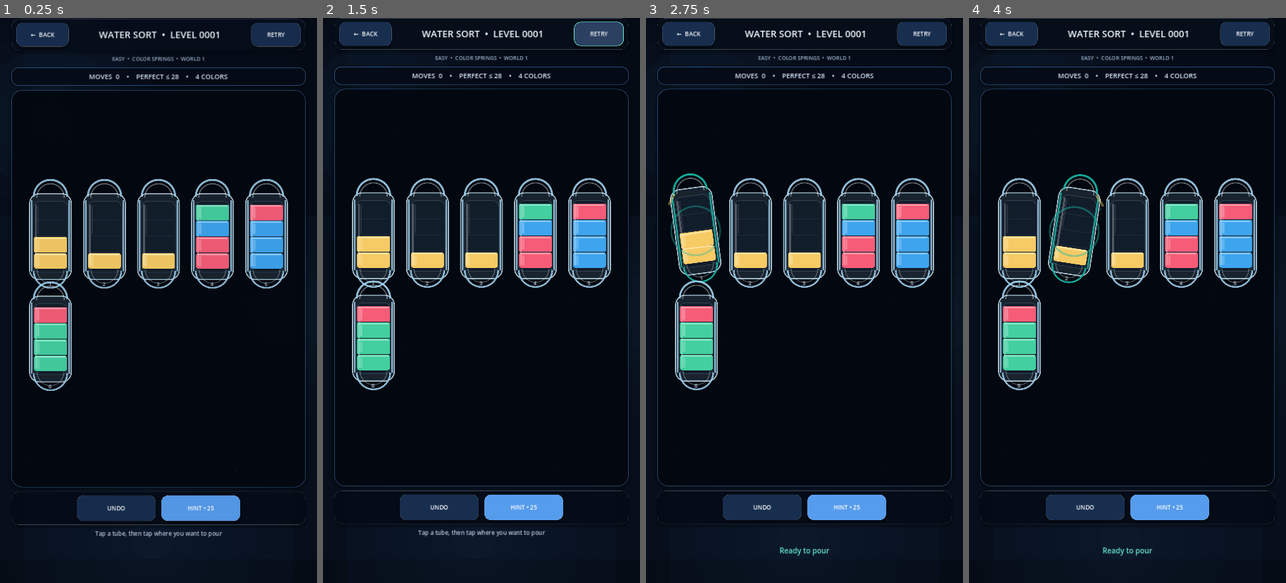
Above: before the commit, frames 1-4 (left to right).
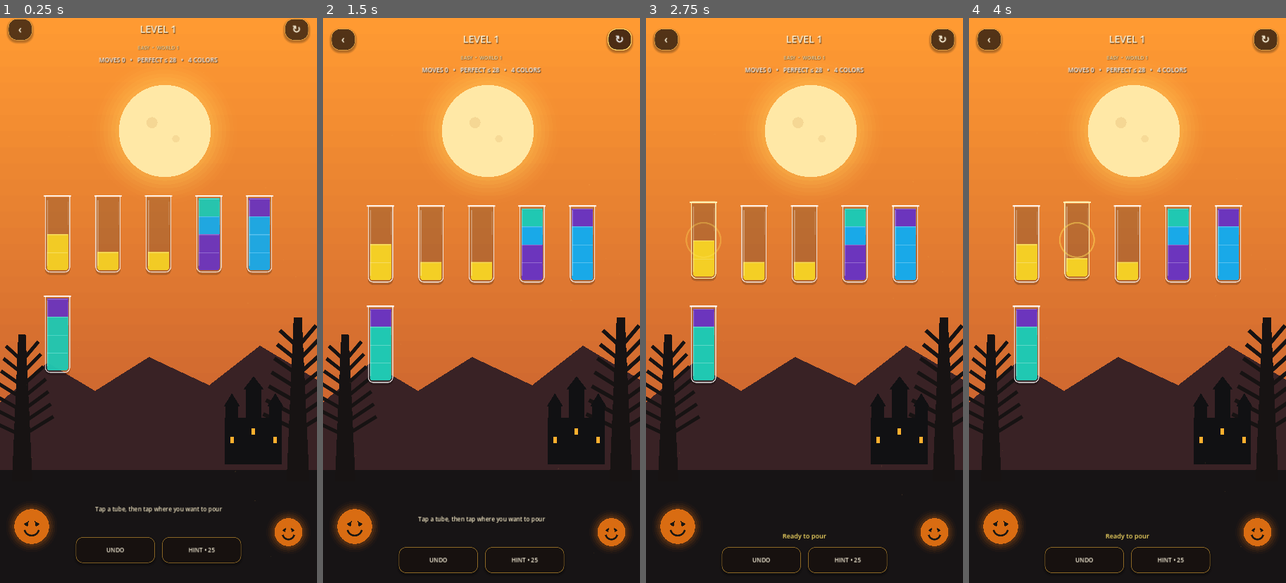
Above: after the commit, the same moments.

Repository: eghosa001/unjam
Game: Godot game, scene res://scenes/WaterSort.tscn
Two runs of this game, one before a commit and one after it. Both use one fixed random seed, a clock stepped at 60 frames per second and the inputs below. This scene is started directly instead of the project's main scene.
Inputs (mouse positions are in pixels of both pictures, inside the frame that each line leads up to):
- Up to frame 1 (0.25 s): no input
- Up to frame 2 (1.5 s): click "RETRY" (after the commit: "↻") at 0.5 s; click "RETRY" (after the commit: "↻") at 1.25 s
- Up to frame 3 (2.75 s): click (696, 238) at 2.02 s
- Up to frame 4 (4 s): click (1026, 244) at 2.77 s; click (1073, 238) at 3.52 s

The runs differ from the first frame. In frame 1, 80% of the frame differs, in the area x 0-100%, y 0-97%; in frame 2, 80%; in frame 3, 80%; in frame 4, 80%.

Commit message:
Restyle Water Sort to illustrated glass-tube theme

Diff:
--- a/scenes/WaterSort.tscn
+++ b/scenes/WaterSort.tscn
@@ -1,6 +1,6 @@
 [gd_scene load_steps=3 format=3]
 
-[ext_resource path="res://scripts/game/water_sort_polished.gd" type="Script" id="1"]
+[ext_resource path="res://scripts/game/water_sort_reference.gd" type="Script" id="1"]
 [ext_resource path="res://scripts/ui/ui_touch_enhancer.gd" type="Script" id="2"]
 
 [node name="WaterSort" type="Control"]
--- /dev/null
+++ b/scripts/game/water_sort_reference.gd
@@ -0,0 +1,176 @@
+extends "res://scripts/game/water_sort_polished.gd"
+
+const ReferenceBackdrop = preload("res://scripts/ui/water_sort_reference_backdrop.gd")
+const ReferenceTube = preload("res://scripts/ui/water_tube_reference_button.gd")
+
+func build_ui() -> void:
+	var bg := ReferenceBackdrop.new()
+	bg.set_anchors_and_offsets_preset(Control.PRESET_FULL_RECT)
+	add_child(bg)
+	PremiumVisuals.set_accent(Color("ffb02e"))
+
+	var outer := MarginContainer.new()
+	outer.set_anchors_and_offsets_preset(Control.PRESET_FULL_RECT)
+	outer.add_theme_constant_override("margin_left", 28)
+	outer.add_theme_constant_override("margin_right", 28)
+	outer.add_theme_constant_override("margin_top", 36)
+	outer.add_theme_constant_override("margin_bottom", 34)
+	add_child(outer)
+
+	var root := VBoxContainer.new()
+	root.add_theme_constant_override("separation", 12)
+	outer.add_child(root)
+
+	var header := HBoxContainer.new()
+	header.add_theme_constant_override("separation", 12)
+	root.add_child(header)
+
+	var back := Button.new()
+	back.text = "‹"
+	back.custom_minimum_size = Vector2(82, 74)
+	_style_round_control(back)
+	back.pressed.connect(_quit)
+	header.add_child(back)
+
+	title_label = Label.new()
+	title_label.size_flags_horizontal = Control.SIZE_EXPAND_FILL
+	title_label.horizontal_alignment = HORIZONTAL_ALIGNMENT_CENTER
+	title_label.vertical_alignment = VERTICAL_ALIGNMENT_CENTER
+	title_label.add_theme_font_size_override("font_size", 34)
+	title_label.add_theme_color_override("font_color", Color("fff6dc"))
+	title_label.add_theme_color_override("font_shadow_color", Color(0, 0, 0, 0.60))
+	title_label.add_theme_constant_override("shadow_offset_x", 2)
+	title_label.add_theme_constant_override("shadow_offset_y", 3)
+	header.add_child(title_label)
+
+	var retry := Button.new()
+	retry.text = "↻"
+	retry.custom_minimum_size = Vector2(82, 74)
+	_style_round_control(retry)
+	retry.pressed.connect(restart_level)
+	header.add_child(retry)
+
+	meta_label = Label.new()
+	meta_label.horizontal_alignment = HORIZONTAL_ALIGNMENT_CENTER
+	meta_label.add_theme_font_size_override("font_size", 17)
+	meta_label.add_theme_color_override("font_color", Color("ffe7b0"))
+	meta_label.add_theme_color_override("font_shadow_color", Color(0, 0, 0, 0.65))
+	root.add_child(meta_label)
+
+	move_label = Label.new()
+	move_label.horizontal_alignment = HORIZONTAL_ALIGNMENT_CENTER
+	move_label.add_theme_font_size_override("font_size", 21)
+	move_label.add_theme_color_override("font_color", Color.WHITE)
+	move_label.add_theme_color_override("font_shadow_color", Color(0, 0, 0, 0.72))
+	move_label.add_theme_constant_override("shadow_offset_x", 2)
+	move_label.add_theme_constant_override("shadow_offset_y", 2)
+	root.add_child(move_label)
+
+	var center := CenterContainer.new()
+	center.size_flags_vertical = Control.SIZE_EXPAND_FILL
+	root.add_child(center)
+	board = GridContainer.new()
+	board.columns = 5
+	board.add_theme_constant_override("h_separation", 18)
+	board.add_theme_constant_override("v_separation", 24)
+	center.add_child(board)
+
+	hint_label = Label.new()
+	hint_label.horizontal_alignment = HORIZONTAL_ALIGNMENT_CENTER
+	hint_label.add_theme_font_size_override("font_size", 18)
+	hint_label.add_theme_color_override("font_color", Color("fff2cf"))
+	hint_label.add_theme_color_override("font_shadow_color", Color(0, 0, 0, 0.70))
+	hint_label.custom_minimum_size = Vector2(0, 38)
+	root.add_child(hint_label)
+
+	status_label = Label.new()
+	status_label.horizontal_alignment = HORIZONTAL_ALIGNMENT_CENTER
+	status_label.add_theme_font_size_override("font_size", 22)
+	status_label.add_theme_color_override("font_color", Color("ffe26a"))
+	status_label.add_theme_color_override("font_shadow_color", Color(0, 0, 0, 0.72))
+	status_label.custom_minimum_size = Vector2(0, 42)
+	root.add_child(status_label)
+
+	var actions := HBoxContainer.new()
+	actions.alignment = BoxContainer.ALIGNMENT_CENTER
+	actions.add_theme_constant_override("separation", 24)
+	root.add_child(actions)
+
+	var undo := Button.new()
+	undo.text = "UNDO"
+	undo.custom_minimum_size = Vector2(230, 76)
+	_style_action(undo)
+	undo.pressed.connect(undo_move)
+	actions.add_child(undo)
+
+	var hint := Button.new()
+	hint.text = "HINT"
+	hint.custom_minimum_size = Vector2(230, 76)
+	_style_action(hint)
+	hint.pressed.connect(show_hint)
+	actions.add_child(hint)
+
+	PremiumVisuals.entrance(root, 0.02)
+
+func render_board() -> void:
+	if board == null:
+		return
+	for child in board.get_children():
+		board.remove_child(child)
+		child.queue_free()
+	board.columns = 5 if tubes.size() <= 10 else 6
+	board.add_theme_constant_override("h_separation", 18 if tubes.size() <= 10 else 10)
+	board.add_theme_constant_override("v_separation", 25)
+	var tube_width := 154.0 if tubes.size() <= 10 else 128.0
+	var tube_height := 316.0 if tubes.size() <= 10 else 286.0
+	for i in range(tubes.size()):
+		var button := ReferenceTube.new()
+		button.custom_minimum_size = Vector2(tube_width, tube_height)
+		button.tooltip_text = "Tube %d" % (i + 1)
+		button.configure(tubes[i], i == selected, i)
+		button.pressed.connect(select_tube.bind(i))
+		board.add_child(button)
+	move_label.text = "MOVES %d   •   PERFECT ≤ %d   •   %d COLORS" % [moves, par_moves, color_count]
+	if hint_label != null:
+		hint_label.custom_minimum_size = Vector2(0, 40)
+
+func load_level() -> void:
+	super.load_level()
+	if daily_mode:
+		title_label.text = "DAILY SORT"
+	else:
+		title_label.text = "LEVEL %d" % level_number
+	meta_label.text = "%s  •  WORLD %d" % [difficulty().to_upper(), MultiGameManager.world_for_level(level_number)]
+
+func _style_round_control(button: Button) -> void:
+	button.flat = false
+	button.add_theme_font_size_override("font_size", 36)
+	button.add_theme_color_override("font_color", Color("fff7df"))
+	button.add_theme_stylebox_override("normal", _button_box(Color(0.10, 0.07, 0.06, 0.64), 30, Color(1.0, 0.83, 0.42, 0.45), 2))
+	button.add_theme_stylebox_override("hover", _button_box(Color(0.18, 0.10, 0.06, 0.78), 30, Color("ffd467"), 3))
+	button.add_theme_stylebox_override("pressed", _button_box(Color(0.08, 0.05, 0.04, 0.86), 30, Color.WHITE, 2))
+
+func _style_action(button: Button) -> void:
+	button.flat = false
+	button.add_theme_font_size_override("font_size", 20)
+	button.add_theme_color_override("font_color", Color("fff7df"))
+	button.add_theme_stylebox_override("normal", _button_box(Color(0.10, 0.07, 0.06, 0.72), 24, Color(1.0, 0.74, 0.23, 0.52), 2))
+	button.add_theme_stylebox_override("hover", _button_box(Color(0.18, 0.10, 0.06, 0.84), 24, Color("ffd467"), 3))
+	button.add_theme_stylebox_override("pressed", _button_box(Color(0.08, 0.05, 0.04, 0.90), 24, Color.WHITE, 2))
+
+func _button_box(color: Color, radius: int, border: Color, width: int) -> StyleBoxFlat:
+	var s := StyleBoxFlat.new()
+	s.bg_color = color
+	s.corner_radius_top_left = radius
+	s.corner_radius_top_right = radius
+	s.corner_radius_bottom_left = radius
+	s.corner_radius_bottom_right = radius
+	s.border_width_left = width
+	s.border_width_right = width
+	s.border_width_top = width
+	s.border_width_bottom = width
+	s.border_color = border
+	s.shadow_color = Color(0, 0, 0, 0.28)
+	s.shadow_size = 8
+	s.shadow_offset = Vector2(0, 5)
+	return s
--- /dev/null
+++ b/scripts/ui/water_sort_reference_backdrop.gd
@@ -0,0 +1,86 @@
+extends Control
+
+func _ready() -> void:
+	mouse_filter = Control.MOUSE_FILTER_IGNORE
+	queue_redraw()
+
+func _draw() -> void:
+	var w := size.x
+	var h := size.y
+	if w <= 0.0 or h <= 0.0:
+		return
+	# Warm illustrated dusk gradient.
+	for i in range(36):
+		var t := float(i) / 35.0
+		var c := Color("ff9a32").lerp(Color("b64d2f"), t)
+		draw_rect(Rect2(0.0, h * t, w, h / 35.0 + 3.0), c, true)
+	# Glowing moon and atmospheric halo.
+	var moon := Vector2(w * 0.52, h * 0.20)
+	var r := minf(w, h) * 0.145
+	for i in range(7, 0, -1):
+		draw_circle(moon, r + float(i) * 13.0, Color(1.0, 0.80, 0.35, 0.018 * float(8 - i)))
+	draw_circle(moon, r, Color("ffe8a6"))
+	draw_circle(moon + Vector2(-r * 0.28, -r * 0.18), r * 0.12, Color(0.75, 0.48, 0.20, 0.16))
+	draw_circle(moon + Vector2(r * 0.24, r * 0.17), r * 0.08, Color(0.75, 0.48, 0.20, 0.13))
+	# Distant rolling ground.
+	draw_colored_polygon(PackedVector2Array([
+		Vector2(0, h * 0.68), Vector2(w * 0.15, h * 0.61), Vector2(w * 0.30, h * 0.66),
+		Vector2(w * 0.47, h * 0.60), Vector2(w * 0.66, h * 0.65), Vector2(w * 0.82, h * 0.58),
+		Vector2(w, h * 0.64), Vector2(w, h), Vector2(0, h)
+	]), Color("392225"))
+	draw_rect(Rect2(0, h * 0.80, w, h * 0.20), Color("171415"), true)
+	_draw_tree(Vector2(w * 0.07, h * 0.82), h * 0.26)
+	_draw_tree(Vector2(w * 0.94, h * 0.82), h * 0.29)
+	_draw_house(Vector2(w * 0.80, h * 0.79), Vector2(w * 0.18, h * 0.15))
+	_draw_lantern(Vector2(w * 0.10, h * 0.90), minf(w, h) * 0.055)
+	_draw_lantern(Vector2(w * 0.91, h * 0.91), minf(w, h) * 0.044)
+	_draw_flying_shape(Vector2(w * 0.23, h * 0.12), 19.0)
+	_draw_flying_shape(Vector2(w * 0.31, h * 0.16), 13.0)
+	_draw_flying_shape(Vector2(w * 0.74, h * 0.13), 15.0)
+
+func _draw_tree(base: Vector2, height: float) -> void:
+	var c := Color("171313")
+	var trunk := height * 0.07
+	draw_colored_polygon(PackedVector2Array([
+		base + Vector2(-trunk, 0), base + Vector2(trunk, 0),
+		base + Vector2(trunk * 0.34, -height), base + Vector2(-trunk * 0.38, -height)
+	]), c)
+	var top := base + Vector2(0, -height * 0.82)
+	for k in range(7):
+		var p := top + Vector2(0, float(k) * height * 0.085)
+		var spread := height * (0.11 + float(k) * 0.017)
+		draw_line(p, p + Vector2(-spread, -height * 0.10), c, maxf(4.0, height * 0.022), true)
+		draw_line(p, p + Vector2(spread, -height * 0.13), c, maxf(4.0, height * 0.022), true)
+
+func _draw_house(pos: Vector2, s: Vector2) -> void:
+	var c := Color("111113")
+	draw_rect(Rect2(pos.x - s.x * 0.50, pos.y - s.y * 0.55, s.x, s.y * 0.55), c, true)
+	for tower in [-0.38, 0.0, 0.38]:
+		var tx := pos.x + s.x * float(tower)
+		var tw := s.x * (0.22 if float(tower) != 0.0 else 0.28)
+		var th := s.y * (0.68 if float(tower) != 0.0 else 0.88)
+		draw_rect(Rect2(tx - tw * 0.5, pos.y - th, tw, th), c, true)
+		draw_colored_polygon(PackedVector2Array([
+			Vector2(tx - tw * 0.66, pos.y - th), Vector2(tx + tw * 0.66, pos.y - th), Vector2(tx, pos.y - th - s.y * 0.16)
+		]), c)
+		draw_rect(Rect2(tx - 6, pos.y - th * 0.48, 12, 22), Color("ffb02e"), true)
+
+func _draw_lantern(center: Vector2, radius: float) -> void:
+	for i in range(4, 0, -1):
+		draw_circle(center, radius + float(i) * 7.0, Color(1.0, 0.47, 0.06, 0.025 * float(5 - i)))
+	draw_circle(center, radius, Color("d96c12"))
+	draw_colored_polygon(PackedVector2Array([
+		center + Vector2(-radius * 0.46, -radius * 0.14), center + Vector2(-radius * 0.17, -radius * 0.31), center + Vector2(-radius * 0.23, radius * 0.02)
+	]), Color("1b1712"))
+	draw_colored_polygon(PackedVector2Array([
+		center + Vector2(radius * 0.46, -radius * 0.14), center + Vector2(radius * 0.17, -radius * 0.31), center + Vector2(radius * 0.23, radius * 0.02)
+	]), Color("1b1712"))
+	draw_arc(center + Vector2(0, radius * 0.10), radius * 0.42, 0.25, PI - 0.25, 18, Color("1b1712"), 5.0, true)
+
+func _draw_flying_shape(center: Vector2, span: float) -> void:
+	var c := Color("141214")
+	draw_colored_polygon(PackedVector2Array([
+		center + Vector2(-span, 0), center + Vector2(-span * 0.45, -span * 0.32), center,
+		center + Vector2(span * 0.45, -span * 0.32), center + Vector2(span, 0),
+		center + Vector2(span * 0.45, span * 0.16), center, center + Vector2(-span * 0.45, span * 0.16)
+	]), c)
--- /dev/null
+++ b/scripts/ui/water_tube_reference_button.gd
@@ -0,0 +1,125 @@
+extends Button
+
+const CAPACITY := 4
+const PALETTE := [
+	Color("6c35bd"), Color("19a9e8"), Color("f4cf25"), Color("20c8b2"),
+	Color("e65b72"), Color("f19b2c"), Color("ef7bb0"), Color("2d60c8")
+]
+
+var layers: Array = []
+var is_selected := false
+var tube_index := 0
+var pulse := 0.0
+var invalid_flash := 0.0
+var success_flash := 0.0
+
+func configure(values: Array, selected: bool, index: int) -> void:
+	layers = values.duplicate()
+	is_selected = selected
+	tube_index = index
+	text = ""
+	flat = true
+	focus_mode = Control.FOCUS_NONE
+	mouse_default_cursor_shape = Control.CURSOR_POINTING_HAND
+	queue_redraw()
+
+func _ready() -> void:
+	resized.connect(func() -> void: pivot_offset = size * 0.5)
+	button_down.connect(_press)
+	button_up.connect(_release)
+	pivot_offset = size * 0.5
+
+func _press() -> void:
+	var t := create_tween().set_trans(Tween.TRANS_QUAD).set_ease(Tween.EASE_OUT)
+	t.tween_property(self, "scale", Vector2(0.95, 0.95), 0.06)
+
+func _release() -> void:
+	var t := create_tween().set_trans(Tween.TRANS_BACK).set_ease(Tween.EASE_OUT)
+	t.tween_property(self, "scale", Vector2(1.04, 1.04), 0.08)
+	t.tween_property(self, "scale", Vector2.ONE, 0.13)
+
+func play_invalid() -> void:
+	invalid_flash = 1.0
+	var original := position
+	var t := create_tween()
+	for dx in [7.0, -7.0, 5.0, -5.0, 0.0]:
+		t.tween_property(self, "position", original + Vector2(dx, 0), 0.04)
+
+func play_success() -> void:
+	success_flash = 1.0
+	var t := create_tween().set_trans(Tween.TRANS_BACK).set_ease(Tween.EASE_OUT)
+	t.tween_property(self, "scale", Vector2(1.08, 0.97), 0.07)
+	t.tween_property(self, "scale", Vector2.ONE, 0.14)
+
+func _process(delta: float) -> void:
+	pulse += delta
+	invalid_flash = maxf(0.0, invalid_flash - delta * 3.8)
+	success_flash = maxf(0.0, success_flash - delta * 2.8)
+	if is_selected or invalid_flash > 0.0 or success_flash > 0.0:
+		queue_redraw()
+
+func _draw() -> void:
+	var lift := -13.0 if is_selected else 0.0
+	var outer := Rect2(Vector2(size.x * 0.22, 13.0 + lift), Vector2(size.x * 0.56, size.y - 42.0))
+	var neck_h := outer.size.y * 0.10
+	var body := Rect2(outer.position + Vector2(0, neck_h * 0.40), Vector2(outer.size.x, outer.size.y - neck_h * 0.40))
+	var inner := Rect2(body.position + Vector2(7, 10), body.size - Vector2(14, 20))
+	var radius := minf(18.0, body.size.x * 0.30)
+
+	# Soft shadow keeps the glass readable over the illustrated background.
+	_draw_glass_shape(Rect2(body.position + Vector2(0, 8), body.size), Color(0, 0, 0, 0.20), Color.TRANSPARENT, radius, 0.0)
+
+	var outline := Color(1, 1, 1, 0.82)
+	if is_selected:
+		outline = Color("fff3b4")
+	if invalid_flash > 0.0:
+		outline = Color("ff4d67")
+	if success_flash > 0.0:
+		outline = Color("7ff0b0")
+	_draw_glass_shape(body, Color(1, 1, 1, 0.045), outline, radius, 3.0)
+
+	# Four crisp liquid layers, similar to the visual rhythm in the reference.
+	var slot_h := inner.size.y / float(CAPACITY)
+	for slot in range(CAPACITY):
+		if slot >= layers.size():
+			continue
+		var color_index := clampi(int(layers[slot]), 0, PALETTE.size() - 1)
+		var liquid: Color = PALETTE[color_index]
+		var y := inner.end.y - slot_h * float(slot + 1)
+		var r := Rect2(Vector2(inner.position.x, y + 1.0), Vector2(inner.size.x, slot_h + 1.0))
+		if slot == 0:
+			var style := StyleBoxFlat.new()
+			style.bg_color = liquid
+			style.corner_radius_bottom_left = int(radius * 0.52)
+			style.corner_radius_bottom_right = int(radius * 0.52)
+			draw_style_box(style, r)
+		else:
+			draw_rect(r, liquid, true)
+		# Bright top meniscus.
+		draw_line(Vector2(r.position.x + 2, r.position.y + 2), Vector2(r.end.x - 2, r.position.y + 2), liquid.lightened(0.28), 2.0, true)
+
+	# Tube lip and simple glass highlights.
+	var lip_y := body.position.y + 3.0
+	draw_line(Vector2(body.position.x - 3, lip_y), Vector2(body.end.x + 3, lip_y), outline, 4.0, true)
+	draw_line(Vector2(body.position.x + 9, body.position.y + 18), Vector2(body.position.x + 9, body.end.y - 24), Color(1, 1, 1, 0.28), 3.0, true)
+	draw_line(Vector2(body.end.x - 7, body.position.y + 23), Vector2(body.end.x - 7, body.size.y * 0.38 + body.position.y), Color(1, 1, 1, 0.13), 2.0, true)
+
+	if is_selected:
+		var a := 0.35 + 0.12 * sin(pulse * 5.0)
+		draw_arc(body.get_center(), body.size.x * 0.68, 0, TAU, 42, Color(1.0, 0.88, 0.35, a), 4.0, true)
+
+func _draw_glass_shape(rect: Rect2, fill: Color, border: Color, radius: float, border_width: float) -> void:
+	var style := StyleBoxFlat.new()
+	style.bg_color = fill
+	style.corner_radius_top_left = 3
+	style.corner_radius_top_right = 3
+	style.corner_radius_bottom_left = int(radius)
+	style.corner_radius_bottom_right = int(radius)
+	if border_width > 0.0:
+		var bw := int(border_width)
+		style.border_width_left = bw
+		style.border_width_right = bw
+		style.border_width_top = bw
+		style.border_width_bottom = bw
+		style.border_color = border
+	draw_style_box(style, rect)
